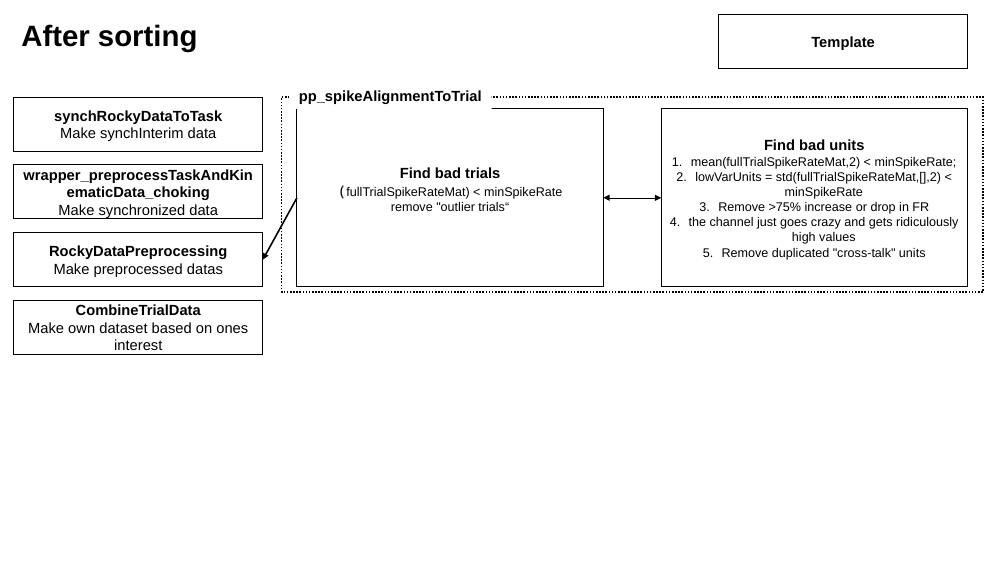
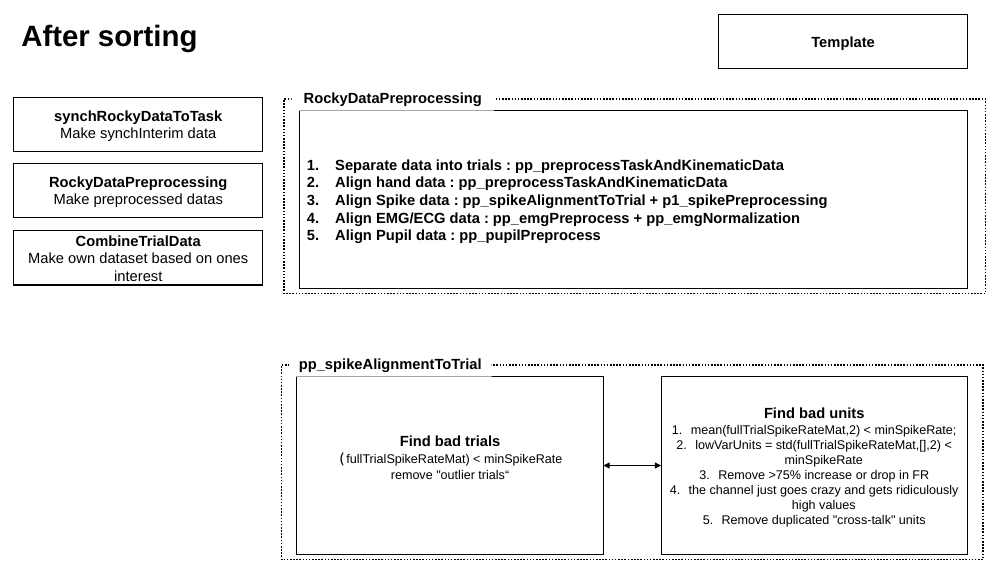
Before and after one commit to Hiroo-Miyata/templeteWorkspace, a slide deck: slide 3 of ChaseLabDataPipeline.pptx. Drawn at 1008x567 pixels with LibreOffice and Linux fonts; fonts in the diff are those of the drawing. Boxes give left, top, right and bottom in pixels: in the first picture for what was removed or moved away, otherwise in the second. Text is boxed around its words. In the diff, an @@ line names an element or a change of style, - is before the commit and + after.

Commit message:
add functions from difficulty task

```diff
--- a/ChaseLabDataPipeline.pptx
+++ b/ChaseLabDataPipeline.pptx
@@ rectangle added at (x1=284, y1=99, x2=986, y2=294), outline #000000 1.5 pt dashed @@
@@ rectangle added at (x1=299, y1=110, x2=968, y2=288), fill #FFFFFF, outline #000000 1 pt, 14 pt, text #000000, bold @@
+1. Separate data into trials : pp_preprocessTaskAndKinematicData
+2. Align hand data : pp_preprocessTaskAndKinematicData
+3. Align Spike data : pp_spikeAlignmentToTrial + p1_spikePreprocessing
+4. Align EMG/ECG data : pp_emgPreprocess + pp_emgNormalization
+5. Align Pupil data : pp_pupilPreprocess
@@ text added at (x1=304, y1=92, x2=482, y2=106), 14 pt, text #000000, bold @@
+RockyDataPreprocessing
@@ rectangle "RockyDataPreprocessing" moved from (x1=14, y1=233, x2=262, y2=287) to (x1=14, y1=163, x2=262, y2=218) @@
@@ rectangle removed at (x1=14, y1=165, x2=262, y2=219) @@
-wrapper_preprocessTaskAndKinematicData_choking
-Make synchronized data
@@ arrow removed from (297, 198) to (263, 259) @@
@@ rectangle "CombineTrialData" moved from (x1=14, y1=300, x2=262, y2=355) to (x1=14, y1=231, x2=262, y2=285) @@
@@ 3 rectangles, 1 text, 1 double arrow moved together from (x1=281, y1=90, x2=983, y2=292) to (x1=281, y1=358, x2=983, y2=560) @@
```
Also in this commit, not shown: 30 other files.
